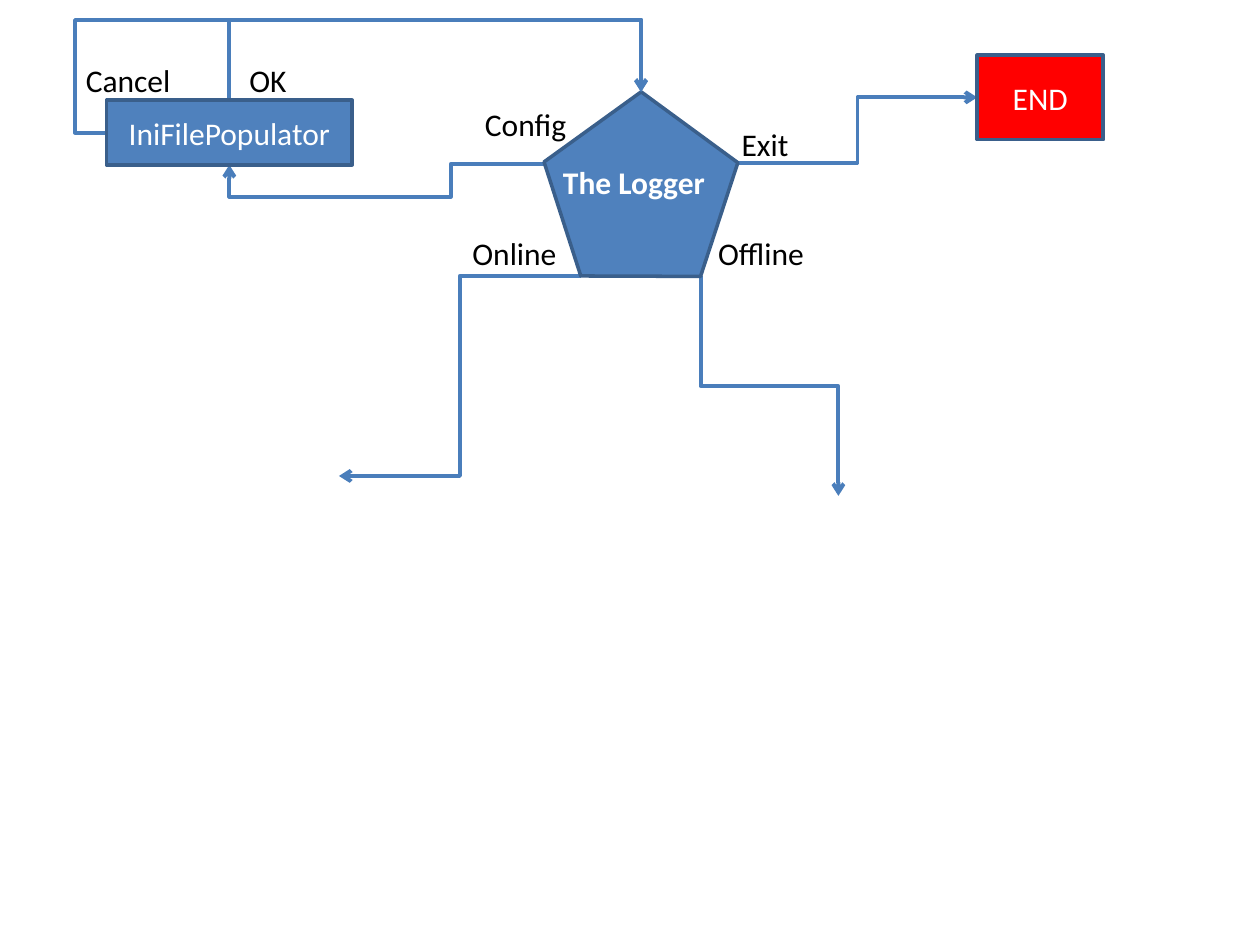
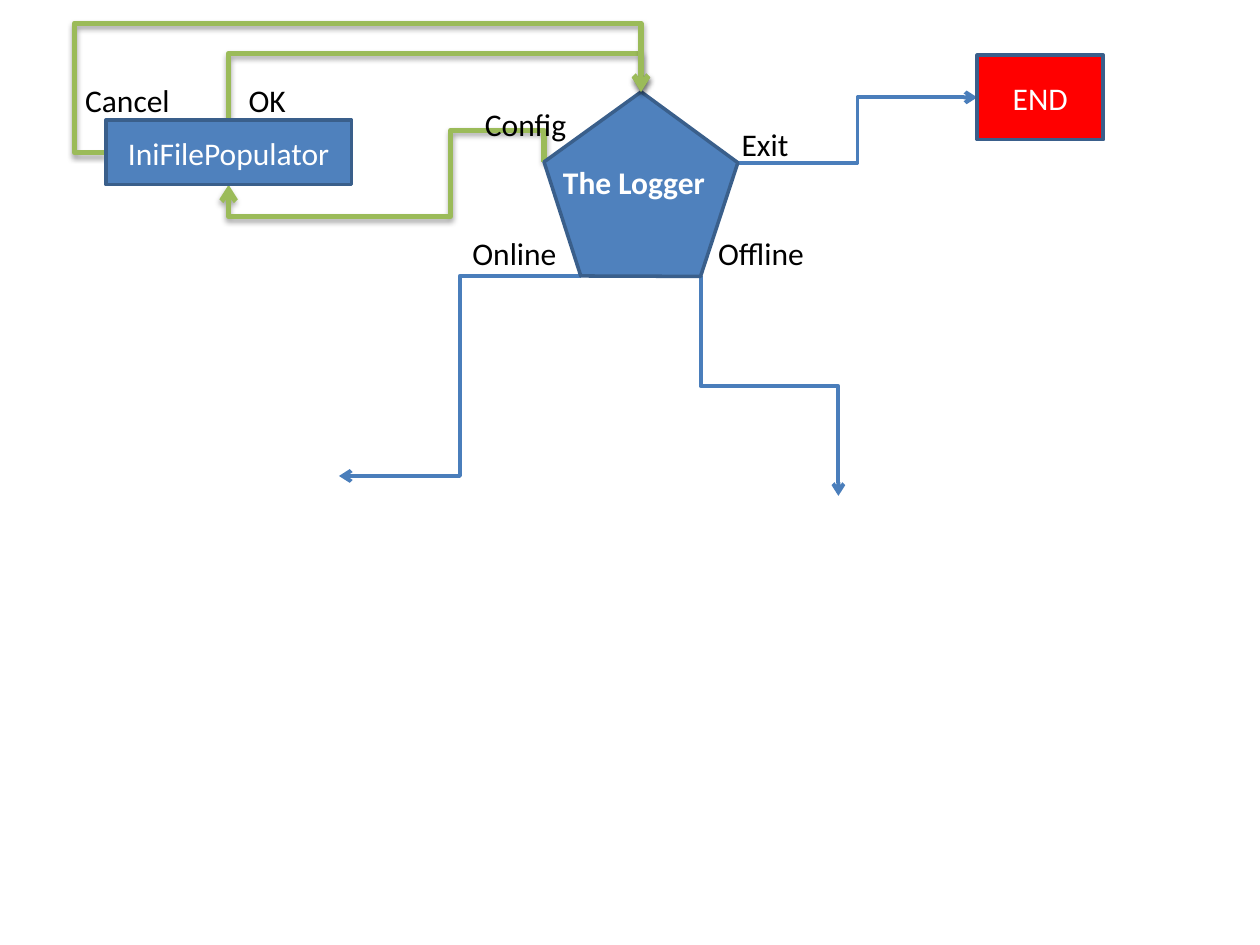
Before and after one commit to wdastru/FantaCalcGui, a slide deck: slide 2 of FlowDiagram.pptx. Drawn at 1260x945 pixels with LibreOffice and Linux fonts; fonts in the diff are those of the drawing. Boxes give left, top, right and bottom in pixels: in the first picture for what was removed or moved away, otherwise in the second. Text is boxed around its words. In the diff, an @@ line names an element or a change of style, - is before the commit and + after.

```diff
--- a/FlowDiagram.pptx
+++ b/FlowDiagram.pptx
@@ elbow arrow moved from (641, 92) - (107, 132) to (641, 92) - (106, 152) @@
@@ elbow arrow (641, 92) - (106, 152): stroke #4B7EBC 2.25 pt to #9BBB59 3 pt @@
@@ elbow arrow moved from (641, 92) - (229, 101) to (641, 92) - (229, 120) @@
@@ elbow arrow (641, 92) - (229, 120): stroke #4B7EBC 2.25 pt to #9BBB59 3 pt @@
@@ 2 texts, 1 rectangle: place and size @@
-2 texts, 1 rectangle at box(86, 70, 353, 165)
+2 texts, 1 rectangle at box(85, 90, 352, 184)
@@ elbow arrow moved from (544, 161) - (229, 165) to (544, 161) - (229, 185) @@
@@ elbow arrow (544, 161) - (229, 185): stroke #4B7EBC 2.25 pt to #9BBB59 3 pt @@
```
Also in this commit, not shown: 10 other files.
